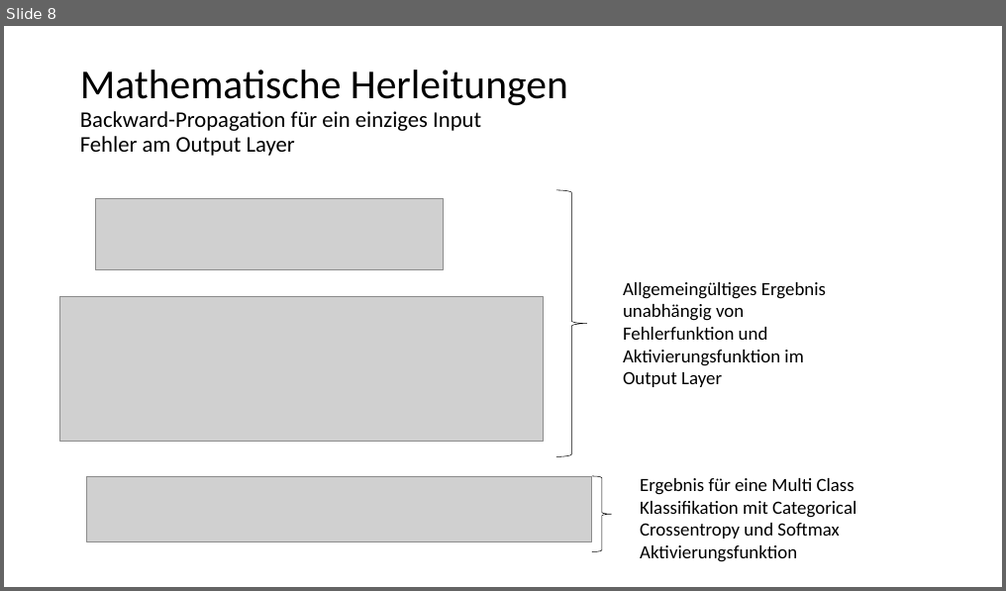
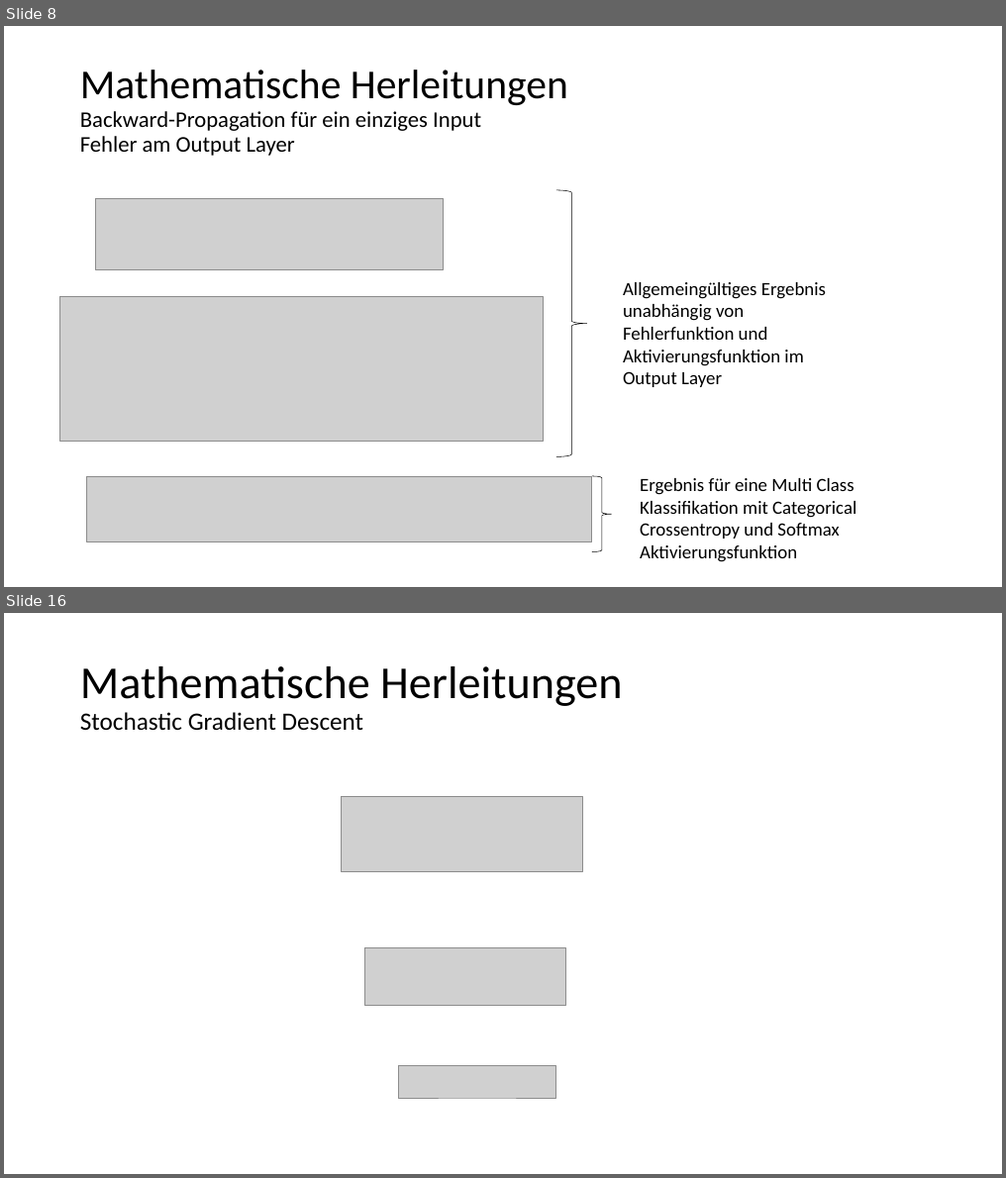
Before and after one commit to kevinsuedmersen/neural_networks_from_scratch, a slide deck: theory/submission/result_presentation.pptx. Shown one above the other, each under a label of ours: slide 8 before the commit, slides 8 and 16 after it; the slides between them are not shown. The pictures are 1006x591 and 1006x1178 pixels, drawn with LibreOffice and Linux fonts; fonts in the diff are those of the drawing; grey boxes stand for pictures. Boxes give left, top, right and bottom in pixels: in the first picture for what was removed or moved away, otherwise in the second. Text is boxed around its words. In the diff, an @@ line names an element or a change of style, - is before the commit and + after.

```diff
--- a/theory/submission/result_presentation.pptx
+++ b/theory/submission/result_presentation.pptx
@@ slide 16 added at box(4, 613, 1002, 1174), background #FFFFFF @@
@@ title added at box(80, 666, 622, 731), 44 pt, text #000000 @@
+Mathematische Herleitungen
+Stochastic Gradient Descent
@@ picture added at box(342, 797, 583, 872) @@
@@ picture added at box(364, 948, 566, 1005) @@
@@ picture added at box(399, 1065, 556, 1098) @@
```
Also in this commit, not shown: 4 slides changed, 3 other slides added, 1 slide removed.
